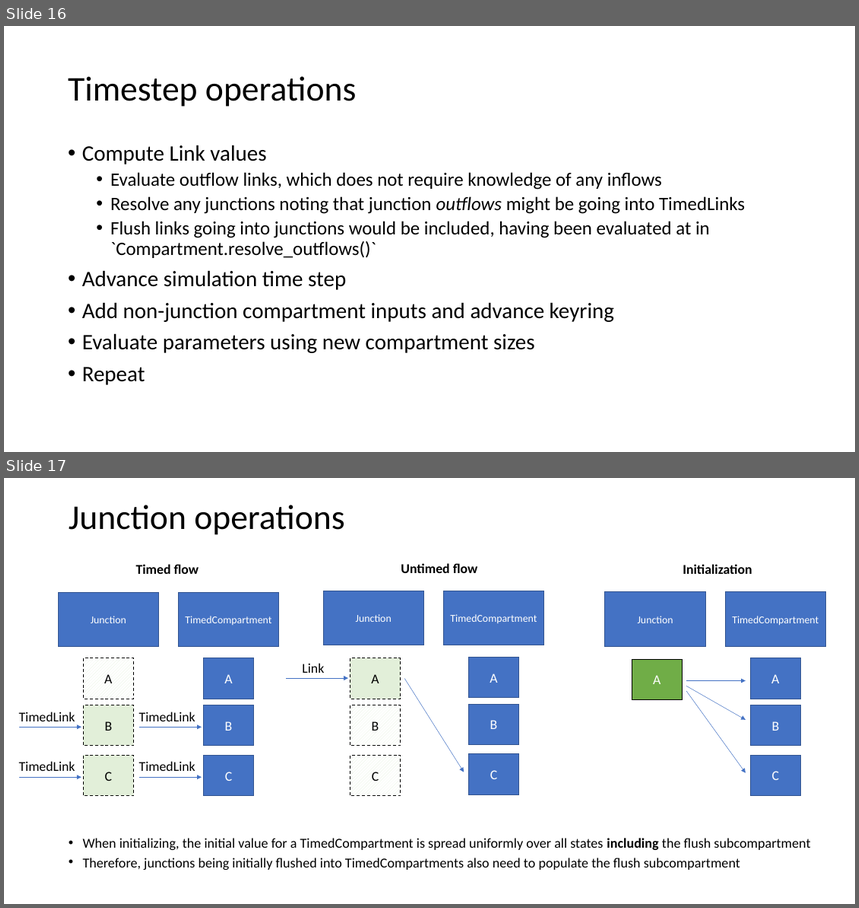
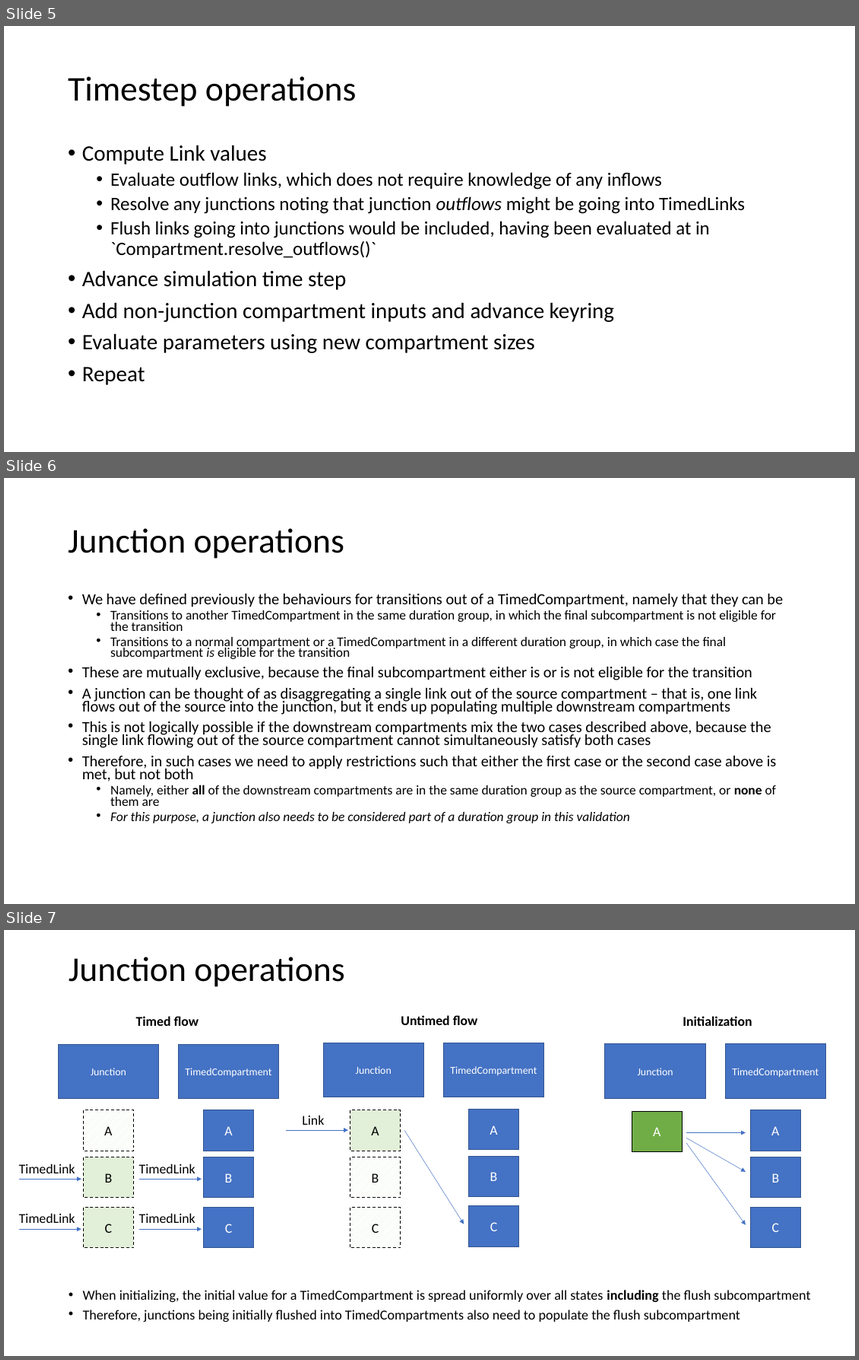
Before and after one commit to atomicateam/atomica, a slide deck: docs/general/timed-examples.pptx. Shown one above the other, each under a label of ours: slides 16 and 17 before the commit, slides 5, 6 and 7 after it. The pictures are 859x908 and 859x1360 pixels, drawn with LibreOffice and Linux fonts; fonts in the diff are those of the drawing. Boxes give left, top, right and bottom in pixels: in the first picture for what was removed or moved away, otherwise in the second. Text is boxed around its words. In the diff, an @@ line names an element or a change of style, - is before the commit and + after.

Commit message:
Applying framework validation

```diff
--- a/docs/general/timed-examples.pptx
+++ b/docs/general/timed-examples.pptx
@@ slide 6 added at [4,478,855,904], background #FFFFFF @@
@@ title added at [68,528,344,559], 46.2 pt, text #000000 @@
+Junction operations
@@ text added at [82,594,783,823], 20.6 pt, text #000000 @@
+• We have defined previously the behaviours for transitions out of a TimedCompartment, namely that they can be
+  • Transitions to another TimedCompartment in the same duration group, in which the final subcompartment is not eligible for the transition
+  • Transitions to a normal compartment or a TimedCompartment in a different duration group, in which case the final subcompartment is eligible for the transition
+• These are mutually exclusive, because the final subcompartment either is or is not eligible for the transition
+• A junction can be thought of as disaggregating a single link out of the source compartment – that is, one link flows out of the source into the junction, but it ends up populating multiple downstream compartments
+• This is not logically possible if the downstream compartments mix the two cases described above, because the single link flowing out of the source compartment cannot simultaneously satisfy both cases
+• Therefore, in such cases we need to apply restrictions such that either the first case or the second case above is met, but not both
+  • Namely, either all of the downstream compartments are in the same duration group as the source compartment, or none of them are
+  • For this purpose, a junction also needs to be considered part of a duration group in this validation
@@ what was slide 16 is now slide 5 @@
@@ what was slide 17 is now slide 7 @@
```
Also in this commit, not shown: 5 slides changed, 7 other slides added, 2 slides removed, 3 other files.
